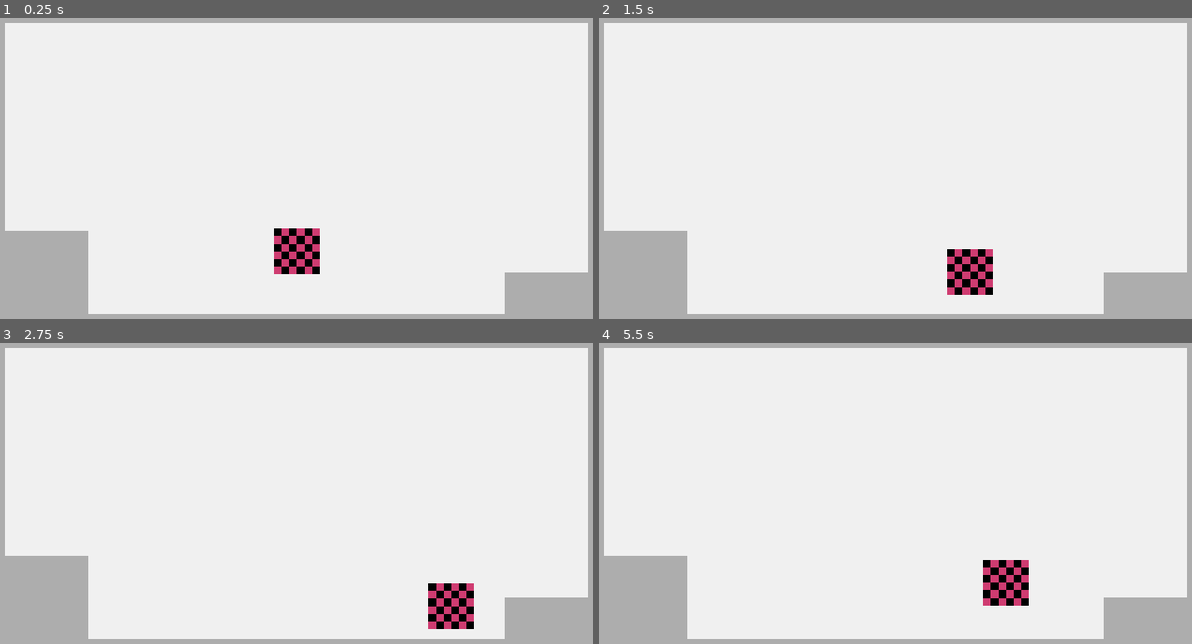
Above: before the commit, frames 1-4 (two rows, left to right).
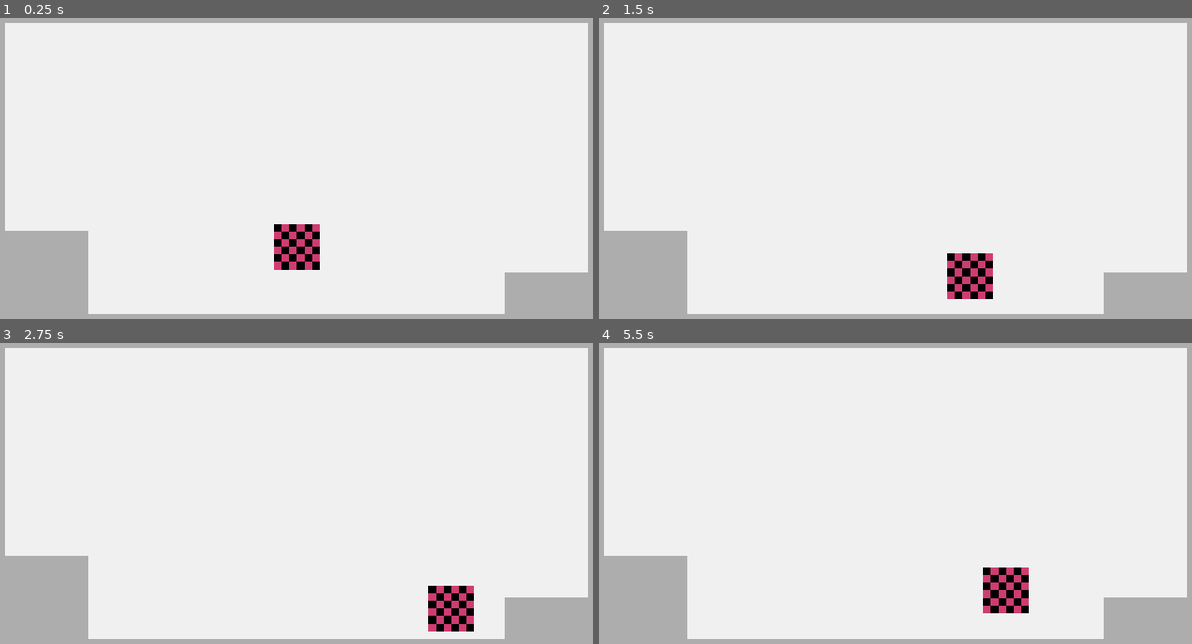
Above: after the commit, the same moments.

Repository: Orobinette/armadillo-platformer
Game: Godot game, scene res://Scenes/scn_test_environment.tscn
The game is run twice, just before and just after one commit, with the same random seed, the same clock (stepped at 60 frames per second) and the same inputs.
Inputs:
- Up to frame 1 (0.25 s): no input
- Up to frame 2 (1.5 s): hold D (move_right, bound only before the commit) from 0.53 s (still down); tap Space (jump) at 0.6, 0.77, 1.07, 1.35 s
- Up to frame 3 (2.75 s): tap Space (jump) at 1.52, 1.82, 2.1 s; release D (move_right, bound only before the commit) at 2.03 s; hold A (move_left, bound only before the commit) from 2.03 s (still down)
- Up to frame 4 (5.5 s): release A (move_left, bound only before the commit) at 2.78 s; hold D (move_right, bound only before the commit) 2.78-4.28 s; tap Space (jump) at 2.85, 3.02, 3.32, 3.6, 3.77, 4.07, 4.35, 4.52, 4.82, 5.1 s; tap Shift (air cancel, bound only after the commit) at 4.15 s; hold A (move_left, bound only before the commit) 4.28-5.03 s; hold D (move_right, bound only before the commit) from 5.03 s (still down)

The runs differ from the first frame. In frame 1, 0.8% of the frame differs, in the area x 46-54%, y 68-86%; in frame 2, 0.8%; in frame 3, 0.4%; in frame 4, 1.4%, in the area x 64-73%, y 72-90%.

Commit message:
air cancel

Diff:
--- a/Project Files/Art/Sprites/Dillo/sprfr_dillo.tres
+++ b/Project Files/Art/Sprites/Dillo/sprfr_dillo.tres
@@ -1,7 +1,9 @@
-[gd_resource type="SpriteFrames" load_steps=11 format=3 uid="uid://bnvldq7p7k5li"]
+[gd_resource type="SpriteFrames" load_steps=29 format=3 uid="uid://bnvldq7p7k5li"]
 
 [ext_resource type="Texture2D" uid="uid://bflxdywmnmpnw" path="res://Art/Sprites/Dillo/sprsheet_idle.png" id="1_2fx1g"]
 [ext_resource type="Texture2D" uid="uid://hwxck46id8oi" path="res://Art/Sprites/Dillo/spr_dillo_null.png" id="2_1xq6i"]
+[ext_resource type="Texture2D" uid="uid://div730i2lwrek" path="res://Art/Sprites/Dillo/sprsheet_run_left.png" id="2_t51nl"]
+[ext_resource type="Texture2D" uid="uid://bsnr82dfs72im" path="res://Art/Sprites/Dillo/sprsheet_run_right.png" id="3_c1g1c"]
 
 [sub_resource type="AtlasTexture" id="AtlasTexture_lsucl"]
 atlas = ExtResource("1_2fx1g")
@@ -33,6 +35,70 @@
 
 [sub_resource type="AtlasTexture" id="AtlasTexture_7wxfk"]
 atlas = ExtResource("1_2fx1g")
+region = Rect2(2100, 0, 300, 300)
+
+[sub_resource type="AtlasTexture" id="AtlasTexture_6jao8"]
+atlas = ExtResource("2_t51nl")
+region = Rect2(0, 0, 300, 300)
+
+[sub_resource type="AtlasTexture" id="AtlasTexture_3j2gi"]
+atlas = ExtResource("2_t51nl")
+region = Rect2(300, 0, 300, 300)
+
+[sub_resource type="AtlasTexture" id="AtlasTexture_d060h"]
+atlas = ExtResource("2_t51nl")
+region = Rect2(600, 0, 300, 300)
+
+[sub_resource type="AtlasTexture" id="AtlasTexture_x1bj7"]
+atlas = ExtResource("2_t51nl")
+region = Rect2(900, 0, 300, 300)
+
+[sub_resource type="AtlasTexture" id="AtlasTexture_q7uj1"]
+atlas = ExtResource("2_t51nl")
+region = Rect2(1200, 0, 300, 300)
+
+[sub_resource type="AtlasTexture" id="AtlasTexture_ahna7"]
+atlas = ExtResource("2_t51nl")
+region = Rect2(1500, 0, 300, 300)
+
+[sub_resource type="AtlasTexture" id="AtlasTexture_wymj2"]
+atlas = ExtResource("2_t51nl")
+region = Rect2(1800, 0, 300, 300)
+
+[sub_resource type="AtlasTexture" id="AtlasTexture_a47m2"]
+atlas = ExtResource("2_t51nl")
+region = Rect2(2100, 0, 300, 300)
+
+[sub_resource type="AtlasTexture" id="AtlasTexture_xe16q"]
+atlas = ExtResource("3_c1g1c")
+region = Rect2(0, 0, 300, 300)
+
+[sub_resource type="AtlasTexture" id="AtlasTexture_m43sd"]
+atlas = ExtResource("3_c1g1c")
+region = Rect2(300, 0, 300, 300)
+
+[sub_resource type="AtlasTexture" id="AtlasTexture_mvp3g"]
+atlas = ExtResource("3_c1g1c")
+region = Rect2(600, 0, 300, 300)
+
+[sub_resource type="AtlasTexture" id="AtlasTexture_exvqs"]
+atlas = ExtResource("3_c1g1c")
+region = Rect2(900, 0, 300, 300)
+
+[sub_resource type="AtlasTexture" id="AtlasTexture_y6iek"]
+atlas = ExtResource("3_c1g1c")
+region = Rect2(1200, 0, 300, 300)
+
+[sub_resource type="AtlasTexture" id="AtlasTexture_0cmnb"]
+atlas = ExtResource("3_c1g1c")
+region = Rect2(1500, 0, 300, 300)
+
+[sub_resource type="AtlasTexture" id="AtlasTexture_gnd1m"]
+atlas = ExtResource("3_c1g1c")
+region = Rect2(1800, 0, 300, 300)
+
+[sub_resource type="AtlasTexture" id="AtlasTexture_m6npc"]
+atlas = ExtResource("3_c1g1c")
 region = Rect2(2100, 0, 300, 300)
 
 [resource]
@@ -65,6 +131,64 @@
 "loop": true,
 "name": &"idle",
 "speed": 5.0
+}, {
+"frames": [{
+"duration": 1.0,
+"texture": SubResource("AtlasTexture_6jao8")
+}, {
+"duration": 1.0,
+"texture": SubResource("AtlasTexture_3j2gi")
+}, {
+"duration": 1.0,
+"texture": SubResource("AtlasTexture_d060h")
+}, {
+"duration": 1.0,
+"texture": SubResource("AtlasTexture_x1bj7")
+}, {
+"duration": 1.0,
+"texture": SubResource("AtlasTexture_q7uj1")
+}, {
+"duration": 1.0,
+"texture": SubResource("AtlasTexture_ahna7")
+}, {
+"duration": 1.0,
+"texture": SubResource("AtlasTexture_wymj2")
+}, {
+"duration": 1.0,
+"texture": SubResource("AtlasTexture_a47m2")
+}],
+"loop": true,
+"name": &"run_left",
+"speed": 8.0
+}, {
+"frames": [{
+"duration": 1.0,
+"texture": SubResource("AtlasTexture_xe16q")
+}, {
+"duration": 1.0,
+"texture": SubResource("AtlasTexture_m43sd")
+}, {
+"duration": 1.0,
+"texture": SubResource("AtlasTexture_mvp3g")
+}, {
+"duration": 1.0,
+"texture": SubResource("AtlasTexture_exvqs")
+}, {
+"duration": 1.0,
+"texture": SubResource("AtlasTexture_y6iek")
+}, {
+"duration": 1.0,
+"texture": SubResource("AtlasTexture_0cmnb")
+}, {
+"duration": 1.0,
+"texture": SubResource("AtlasTexture_gnd1m")
+}, {
+"duration": 1.0,
+"texture": SubResource("AtlasTexture_m6npc")
+}],
+"loop": true,
+"name": &"run_right",
+"speed": 8.0
 }, {
 "frames": [{
 "duration": 1.0,
--- a/Project Files/Scenes/scn_player.tscn
+++ b/Project Files/Scenes/scn_player.tscn
@@ -1,7 +1,8 @@
-[gd_scene load_steps=4 format=3 uid="uid://coli2cfjaaehe"]
+[gd_scene load_steps=5 format=3 uid="uid://coli2cfjaaehe"]
 
 [ext_resource type="Script" path="res://Scripts/PlayerMovement.gd" id="1_8nrtw"]
 [ext_resource type="SpriteFrames" uid="uid://bnvldq7p7k5li" path="res://Art/Sprites/Dillo/sprfr_dillo.tres" id="2_8apyp"]
+[ext_resource type="Script" path="res://Scripts/PlayerAnimations.gd" id="3_8ixvj"]
 
 [sub_resource type="RectangleShape2D" id="RectangleShape2D_sdmxp"]
 size = Vector2(132, 132)
@@ -12,16 +13,26 @@
 seconds_to_accelerate = 1.0
 seconds_to_decelerate = 0.6
 seconds_to_stop = 0.3
-jump_height = 140.0
+jump_height = 108.0
 jump_seconds_to_peak = 0.5
 jump_seconds_to_descent = 0.4
 max_upward_velocity = -700.0
 jump_buffer_frames = 10.0
 hang_time_frames = 1
+air_cancel_velocity = 200.0
+air_cancel_buffer_frames = 70
 
-[node name="CollisionShape2D" type="CollisionShape2D" parent="."]
+[node name="Collision" type="CollisionShape2D" parent="."]
 shape = SubResource("RectangleShape2D_sdmxp")
 
-[node name="AnimatedSprite2D" type="AnimatedSprite2D" parent="."]
+[node name="Anim" type="AnimatedSprite2D" parent="."]
 sprite_frames = ExtResource("2_8apyp")
-animation = &"temp"
+animation = &"idle"
+script = ExtResource("3_8ixvj")
+
+[connection signal="accelerated" from="." to="Anim" method="_on_accelerate"]
+[connection signal="air_canceled" from="." to="Anim" method="_on_air_cancel"]
+[connection signal="deccelerated" from="." to="Anim" method="_on_deccelerate"]
+[connection signal="falling" from="." to="Anim" method="_on_fall"]
+[connection signal="idled" from="." to="Anim" method="_on_idle"]
+[connection signal="jumped" from="." to="Anim" method="_on_jump"]
--- /dev/null
+++ b/Project Files/Scripts/PlayerAnimations.gd
@@ -0,0 +1,25 @@
+extends AnimatedSprite2D
+
+func _ready():
+	play("idle")
+
+func _on_idle():
+	play("idle")
+
+func _on_accelerate(input_direction):
+	if input_direction == 1:
+		play("run_right")
+	elif input_direction == -1:
+		play("run_left")
+
+func _on_deccelerate(input_direction):
+	play("temp")
+
+func _on_jump():
+	play("temp")
+
+func _on_fall():
+	play("temp")
+
+func _on_air_cancel():
+	play("temp")
--- a/Project Files/Scripts/PlayerMovement.gd
+++ b/Project Files/Scripts/PlayerMovement.gd
@@ -42,6 +42,19 @@
 @export  var hang_time_frames: int
 @onready var current_hangtime_frame = hang_time_frames
 
+@export_subgroup("Air Cancel")
+@export var air_cancel_velocity: float
+@export var air_cancel_buffer_frames: int
+@onready var current_air_cancel_buffer_frame = air_cancel_buffer_frames
+
+
+signal idled
+signal accelerated(input_direction)
+signal deccelerated(input_direction)
+signal jumped
+signal falling
+signal air_canceled
+
 
 func _ready():
 	await get_tree().physics_frame
@@ -62,7 +75,7 @@
 
 func get_input() -> void:
 	#Horizontal movement
-	input_direction = sign(Input.get_axis("move_left", "move_right"))
+	input_direction = sign(Input.get_axis("move left", "move right"))
 
 	#Vertical movement
 	if Input.is_action_just_pressed("jump"):
@@ -76,10 +89,16 @@
 		jump()
 		current_jump_buffer_frame += 1
 
+	if Input.is_action_just_pressed("air cancel"):
+		air_cancel()
+
+	if current_air_cancel_buffer_frame < air_cancel_buffer_frames:
+		current_air_cancel_buffer_frame += 1
 
 #Horizontal Movement
 func calculate_horizontal_movement() -> void:
 	if velocity.x == 0:
+		idled.emit()
 		thrust()
 
 	elif input_direction == 0:
@@ -89,37 +108,48 @@
 		if sign(velocity.x) != input_direction:
 			decelerate()
 		elif sign(velocity.x) == input_direction:
-			if velocity.x > max_movement_speed * input_direction:
+			if abs(velocity.x) > abs(max_movement_speed * input_direction):
 				slow_down()
 			else:
 				accelerate()
 
+	print(velocity)
+
 func thrust() -> void:
+	#print("thrust")
 	velocity.x = 0.1 * input_direction
 
 func slow_down() -> void:
+	#print("slow")
 	velocity.x = move_toward(velocity.x, max_movement_speed * input_direction, acceleration)
 
 func accelerate() -> void:
+	#print("accel")
 	velocity.x = move_toward(velocity.x, max_movement_speed * input_direction, acceleration)
+	accelerated.emit(input_direction)
 
 func decelerate() -> void:
+	#print("deccel")
 	velocity.x = move_toward(velocity.x, 0, deceleration)
+	deccelerated.emit(input_direction)
 
 func apply_friction() -> void:
 	velocity.x = move_toward(velocity.x, 0, friction)
+	deccelerated.emit(input_direction)
 
 #Vertical Movement
 func calculate_gravity(delta) -> void:
 	if not is_grounded:
 		if velocity.y < 0 and is_jumping: #if rising
 			velocity.y = move_toward(velocity.y, 0, jump_gravity * delta)
+			jumped.emit()
 
 		elif current_hangtime_frame < hang_time_frames and is_jumping: #Hangtime
 			current_hangtime_frame += 1
 
 		else:
 			velocity.y = move_toward(velocity.y, fall_gravity, fall_gravity * delta) #Apply gravity
+			falling.emit()
 
 func jump() -> void:
 	if is_grounded:
@@ -144,6 +174,16 @@
 	movement_velocity.y = 0
 	is_grounded = true
 
+func air_cancel():
+	if is_grounded or current_air_cancel_buffer_frame < air_cancel_buffer_frames:
+		return
+
+	velocity.x = air_cancel_velocity * -sign(velocity.x)
+	current_air_cancel_buffer_frame = 0
+	air_canceled.emit()
+
+
+# checks
 func check_collisions() -> void:
 	if is_on_ceiling():
 		is_jumping = false
--- a/Project Files/project.godot
+++ b/Project Files/project.godot
@@ -31,7 +31,7 @@
 , Object(InputEventJoypadButton,"resource_local_to_scene":false,"resource_name":"","device":-1,"button_index":0,"pressure":0.0,"pressed":true,"script":null)
 ]
 }
-move_left={
+"move left"={
 "deadzone": 0.5,
 "events": [Object(InputEventKey,"resource_local_to_scene":false,"resource_name":"","device":-1,"window_id":0,"alt_pressed":false,"shift_pressed":false,"ctrl_pressed":false,"meta_pressed":false,"pressed":false,"keycode":0,"physical_keycode":65,"key_label":0,"unicode":97,"echo":false,"script":null)
 , Object(InputEventKey,"resource_local_to_scene":false,"resource_name":"","device":-1,"window_id":0,"alt_pressed":false,"shift_pressed":false,"ctrl_pressed":false,"meta_pressed":false,"pressed":false,"keycode":0,"physical_keycode":4194319,"key_label":0,"unicode":0,"echo":false,"script":null)
@@ -39,7 +39,7 @@
 , Object(InputEventJoypadButton,"resource_local_to_scene":false,"resource_name":"","device":-1,"button_index":13,"pressure":0.0,"pressed":true,"script":null)
 ]
 }
-move_right={
+"move right"={
 "deadzone": 0.5,
 "events": [Object(InputEventKey,"resource_local_to_scene":false,"resource_name":"","device":-1,"window_id":0,"alt_pressed":false,"shift_pressed":false,"ctrl_pressed":false,"meta_pressed":false,"pressed":false,"keycode":0,"physical_keycode":68,"key_label":0,"unicode":100,"echo":false,"script":null)
 , Object(InputEventKey,"resource_local_to_scene":false,"resource_name":"","device":-1,"window_id":0,"alt_pressed":false,"shift_pressed":false,"ctrl_pressed":false,"meta_pressed":false,"pressed":false,"keycode":0,"physical_keycode":4194321,"key_label":0,"unicode":0,"echo":false,"script":null)
@@ -47,6 +47,11 @@
 , Object(InputEventJoypadMotion,"resource_local_to_scene":false,"resource_name":"","device":-1,"axis":0,"axis_value":1.0,"script":null)
 ]
 }
+"air cancel"={
+"deadzone": 0.5,
+"events": [Object(InputEventKey,"resource_local_to_scene":false,"resource_name":"","device":-1,"window_id":0,"alt_pressed":false,"shift_pressed":false,"ctrl_pressed":false,"meta_pressed":false,"pressed":false,"keycode":0,"physical_keycode":4194325,"key_label":0,"unicode":0,"echo":false,"script":null)
+]
+}
 
 [rendering]
 
Binary file changed: Project Files/Art/Sprites/Dillo/sprsheet_idle.png
Binary file added: Project Files/Art/Sprites/Dillo/sprsheet_run_left.png
Not shown, added: Project Files/Art/Sprites/Dillo/sprsheet_run_left.png.import
Binary file added: Project Files/Art/Sprites/Dillo/sprsheet_run_right.png
Not shown, added: Project Files/Art/Sprites/Dillo/sprsheet_run_right.png.import
